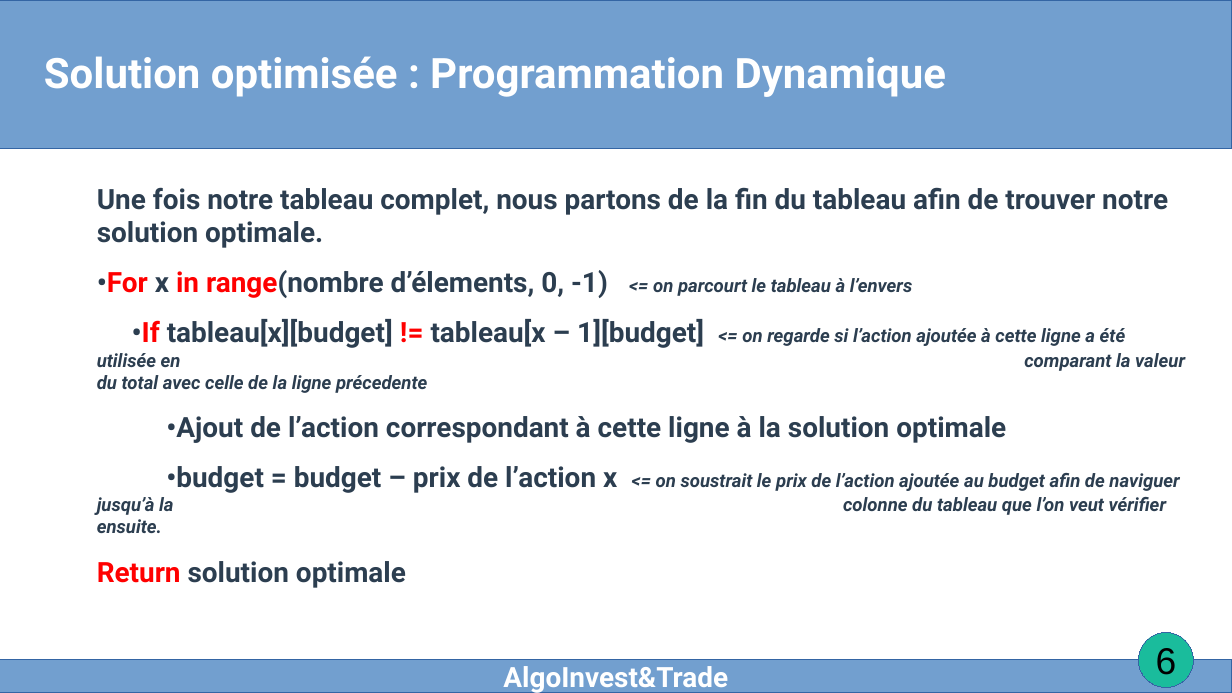
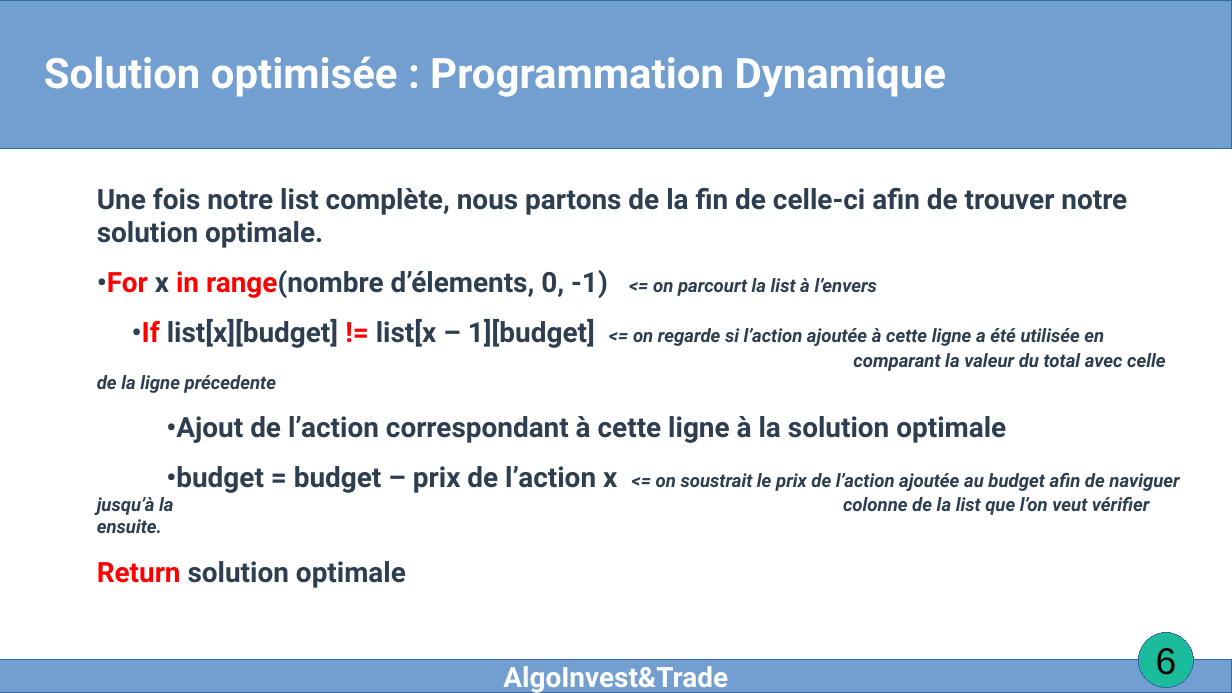
Before and after one commit to AdrienB-OC/Project-7-Problem-Solving-with-Algorithms, a slide deck: slide 6 of P7.odp. Drawn at 1232x693 pixels with LibreOffice and Linux fonts; fonts in the diff are those of the drawing. Boxes give left, top, right and bottom in pixels: in the first picture for what was removed or moved away, otherwise in the second. Text is boxed around its words. In the diff, an @@ line names an element or a change of style, - is before the commit and + after.

```diff
--- a/P7.odp
+++ b/P7.odp
@@ text at box(97, 187, 1165, 393): text changed @@
-Une fois notre tableau complet, nous partons de la fin du tableau afin de trouver notre solution optimale.
-•For x in range(nombre d’élements, 0, -1) <= on parcourt le tableau à l’envers
-•If tableau[x][budget] != tableau[x – 1][budget] <= on regarde si l’action ajoutée à cette ligne a été utilisée en comparant la valeur du total avec celle de la ligne précedente
+Une fois notre list complète, nous partons de la fin de celle-ci afin de trouver notre solution optimale.
+•For x in range(nombre d’élements, 0, -1) <= on parcourt la list à l’envers
+•If list[x][budget] != list[x – 1][budget] <= on regarde si l’action ajoutée à cette ligne a été utilisée en comparant la valeur du total avec celle de la ligne précedente
@@ text at box(97, 466, 1179, 515): text changed @@
-•budget = budget – prix de l’action x <= on soustrait le prix de l’action ajoutée au budget afin de naviguer jusqu’à la colonne du tableau que l’on veut vérifier ensuite.
+•budget = budget – prix de l’action x <= on soustrait le prix de l’action ajoutée au budget afin de naviguer jusqu’à la colonne de la list que l’on veut vérifier ensuite.
```
Also in this commit, not shown: 6 other slides changed, 1 slide added.
